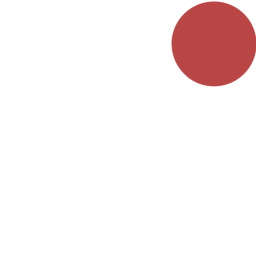
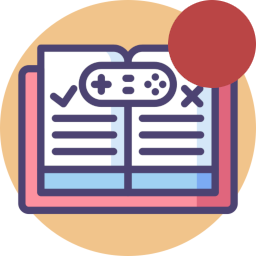
Comparing the layer stacks of the two (256, 256) images. Changes:
removed layer "AL" over bbox(1, 1, 256, 206)
renamed "Background" to "tray_icon.png", painted on it over bbox(0, 0, 256, 256)
